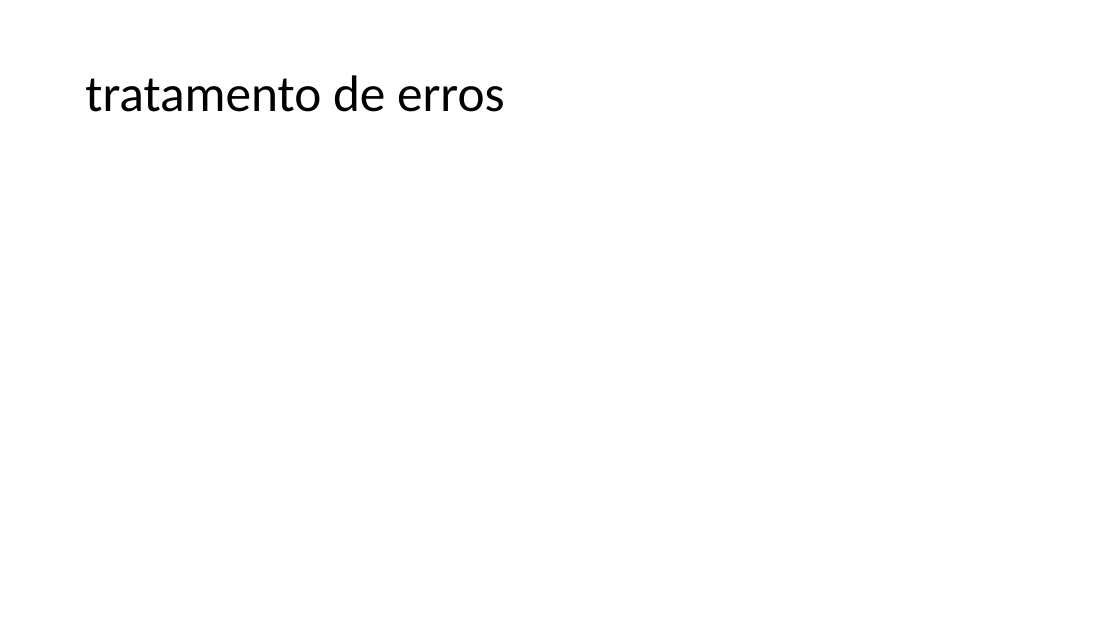
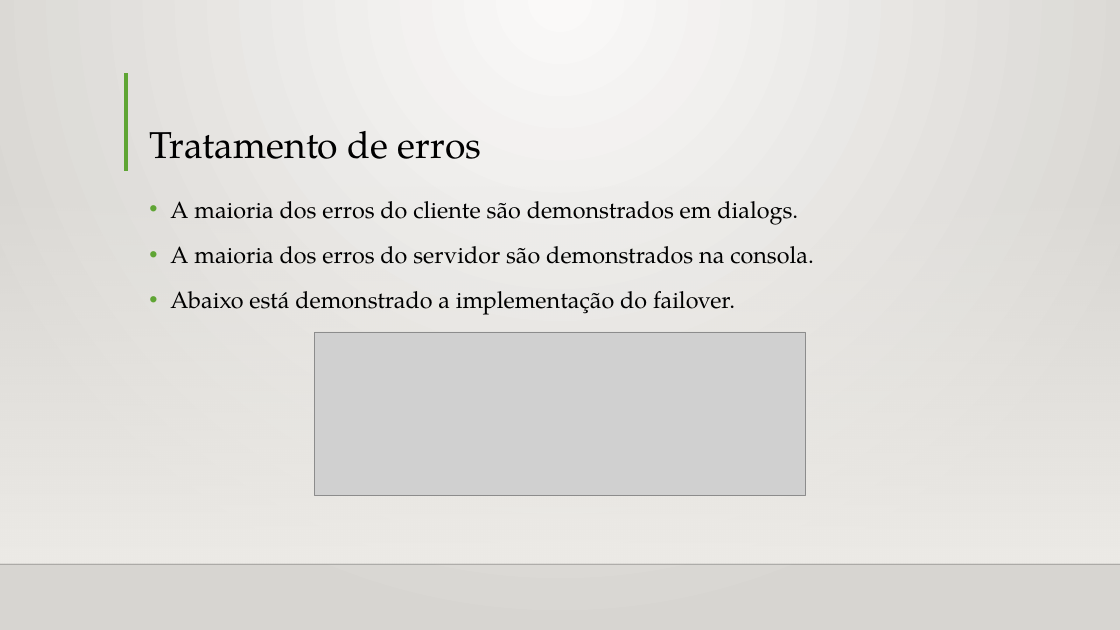
Before and after one commit to ShadowXPA/PD-TrabalhoPrat1, a slide deck: slide 5 of Relatório/Apresentação.pptx (slide 3 before the commit). Drawn at 1120x630 pixels with LibreOffice and Linux fonts; fonts in the diff are those of the drawing; grey boxes stand for pictures; background and template pictures are left out. Boxes give left, top, right and bottom in pixels: in the first picture for what was removed or moved away, otherwise in the second. Text is boxed around its words. In the diff, an @@ line names an element or a change of style, - is before the commit and + after.

```diff
--- a/Relatório/Apresentação.pptx
+++ b/Relatório/Apresentação.pptx
@@ background #FFFFFF to gradient #FAFAF9 to #D7D5D2 @@
@@ line added from (126, 73) to (126, 171), #5FA534 3 pt @@
@@ title "Tratamento de erros" at box(149, 131, 482, 159): vertical alignment middle to bottom @@
@@ title at box(149, 131, 482, 159): text changed; size 44 to 32 pt; font Calibri to TeX Gyre Pagella @@
-tratamento de erros
+Tratamento de erros
@@ rectangle added at box(0, 185, 1120, 563), fill gradient #EDEBE7 @@
@@ text added at box(170, 201, 814, 315), 20 pt, text #000000 @@
+• A maioria dos erros do cliente são demonstrados em dialogs.
+• A maioria dos erros do servidor são demonstrados na consola.
+• Abaixo está demonstrado a implementação do failover.
@@ picture added at box(314, 332, 805, 496) @@
@@ line added from (0, 565) to (1120, 565), #000001 1 pt @@
```
Also in this commit, not shown: 3 other slides changed, 21 slides added, 4 slides removed.
